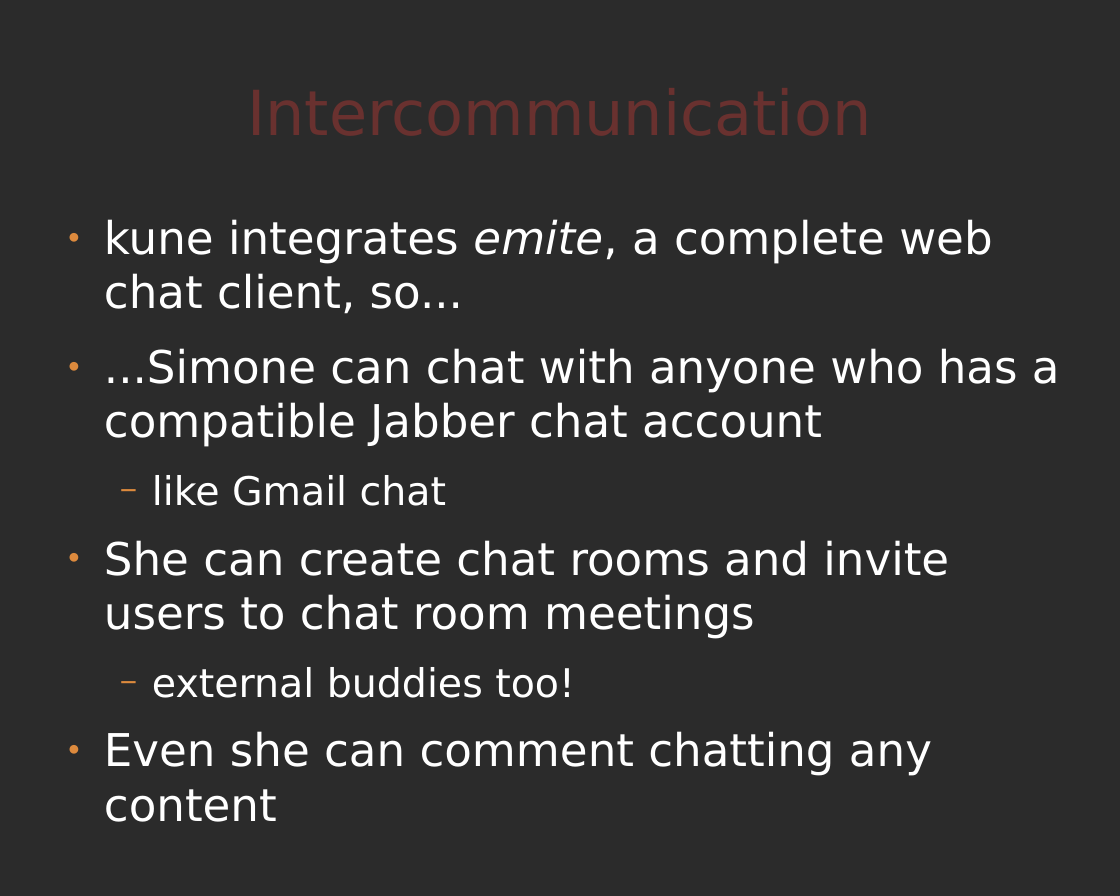
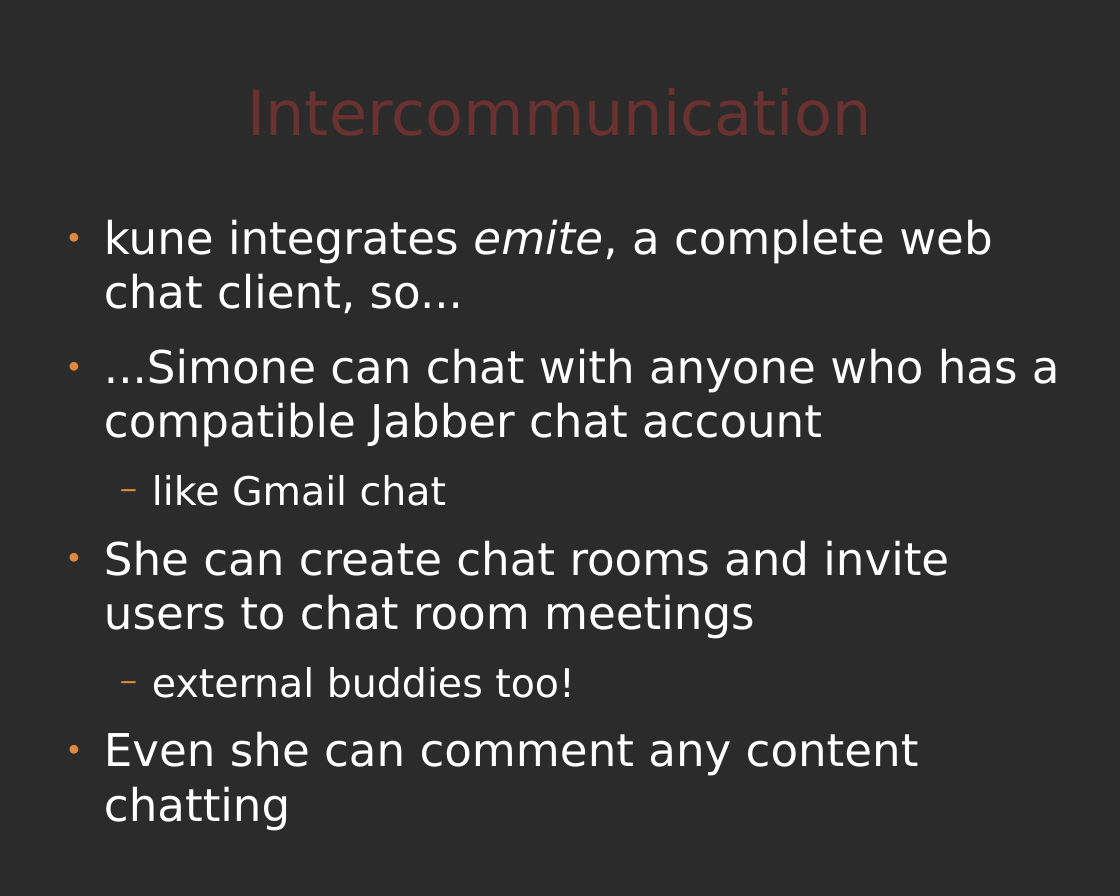
Before and after one commit to comunes/kune, a slide deck: slide 9 of doc/kune-ene-09.odp. Drawn at 1120x896 pixels with LibreOffice and Linux fonts; fonts in the diff are those of the drawing; background and template pictures are left out; a plain dark background stands for a picture behind light text. Boxes give left, top, right and bottom in pixels: in the first picture for what was removed or moved away, otherwise in the second. Text is boxed around its words. In the diff, an @@ line names an element or a change of style, - is before the commit and + after.

Commit message:
Changes made in slides 5, 7, 9, 10, 11, 13, 14, 16, 17, 20, 21 and 22

```diff
--- a/doc/kune-ene-09.odp
+++ b/doc/kune-ene-09.odp
@@ text at (104, 731, 919, 831): text changed @@
-● Even she can comment chatting any content
+● Even she can comment any content chatting
```
Also in this commit, not shown: 11 other slides changed.
